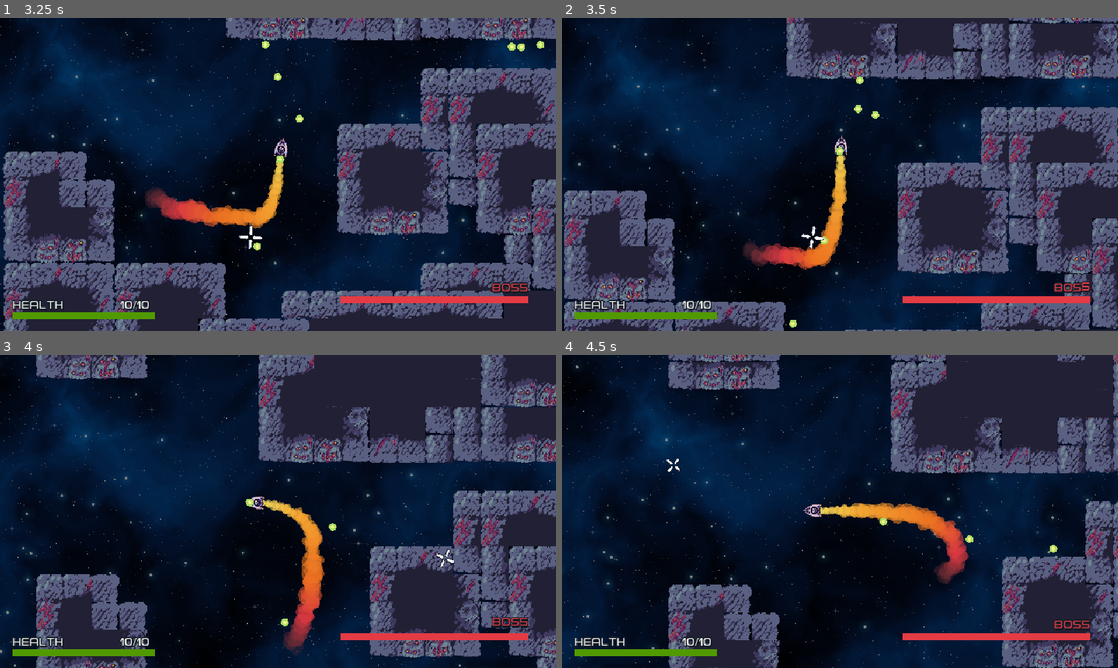
Above: before the commit, frames 1-4 (two rows, left to right).
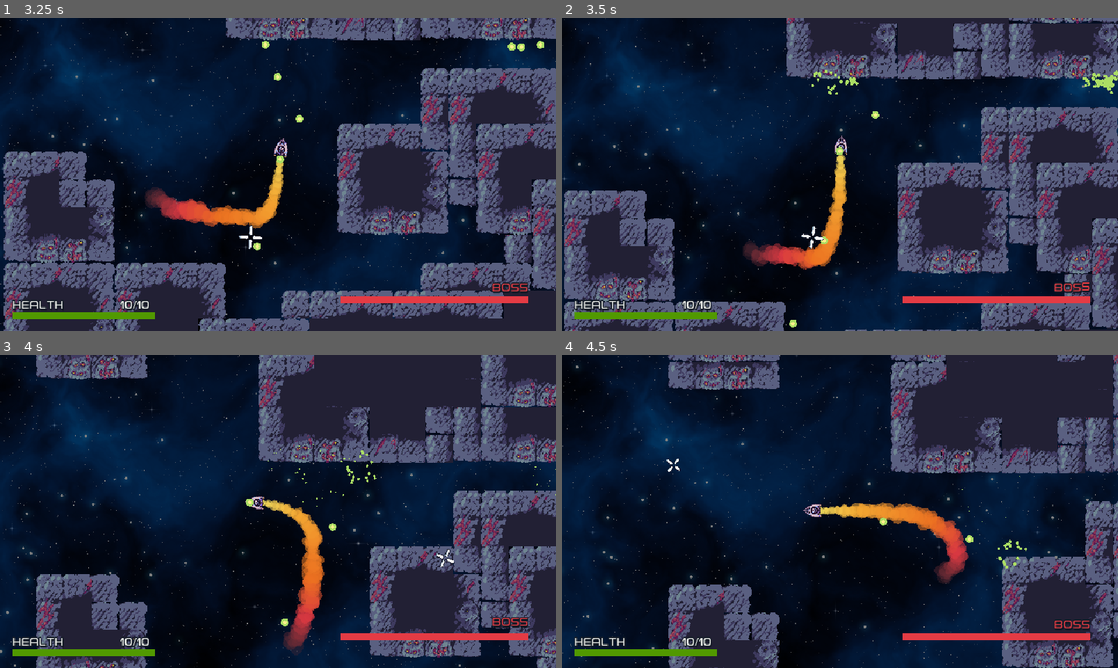
Above: after the commit, the same moments.

Repository: Yoshiip/boss-rush-jam-2024
Game: Godot game, scene res://levels/fight/fight.tscn
The game is run twice, just before and just after one commit, with the same random seed, the same clock (stepped at 60 frames per second) and the same inputs. This scene is started directly instead of the project's main scene. The engine's default icon, where the game draws it, is replaced by a stand-in: a white triangle on a blue panel in a dark square.
Inputs (mouse positions are in pixels of both pictures, inside the frame that each line leads up to):
- Up to frame 1 (3.25 s): tap Enter at 0.5 s; move the mouse to (400, 158) at 0.52 s; press the mouse at (400, 158) at 0.53 s; hold D (move_right) 0.53-1.28 s; move the mouse to (166, 190) at 1.27 s; release the mouse at (166, 190) at 1.28 s; hold S (move_down) 1.28-2.03 s; tap M (switch_movement) at 1.35 s; move the mouse to (333, 105) at 2.02 s; hold D (move_right) 2.03-2.78 s; tap Space (weapon_toggle) at 2.1 s; move the mouse to (250, 237) at 2.77 s; hold W (move_up) from 2.78 s (still down); click (250, 237) at 2.85 s
- Up to frame 2 (3.5 s): keep holding W (move_up)
- Up to frame 3 (4 s): move the mouse to (444, 558) at 3.52 s; release W (move_up) at 3.53 s; hold A (move_left) from 3.53 s (still down); tap M (switch_movement) at 3.6 s
- Up to frame 4 (4.5 s): keep holding A (move_left); move the mouse to (673, 464) at 4.27 s; tap Space (weapon_toggle) at 4.35 s

Frame 1 is identical in both runs. In frame 2, 0.3% of the frame differs, in the area x 44-100%, y 16-31%; in frame 3, 0.1%; in frame 4, 0.1%.

Commit message:
added bullet particles

Diff:
--- a/assets/bullets/bullet/bullet.gd
+++ b/assets/bullets/bullet/bullet.gd
@@ -51,6 +51,8 @@
 
 func destroy_bullet():
 	#add some sort of explosion effect
+
+	root.spawn_bullet_destroy_particles(global_position, from_enemy)
 	queue_free()
 
 
@@ -106,7 +108,6 @@
 			other_bullet.scale = Vector2(scale.x*1.2,scale.y*1.2)
 
 
-
 const MIN_ANGLE = deg_to_rad(-45)
 const MAX_ANGLE = deg_to_rad(45)
 
@@ -131,6 +132,6 @@
 	bullet.max_splits = GameManager.get_splits()
 	bullet.scale = Vector2.ONE * GameManager.get_bullet_size()
 
-	add_sibling(bullet)
+	call_deferred("add_child", bullet)
 
 	return bullet
--- a/assets/bullets/bullet_particles.gd
+++ b/assets/bullets/bullet_particles.gd
@@ -1,7 +1,13 @@
 extends CPUParticles2D
 
+var from_enemy := false
 
 func _ready() -> void:
 	emitting = true
+	if from_enemy:
+		modulate = Color("#963160")
+	else:
+		modulate = Color("#abdd64")
+
 func _on_finished() -> void:
 	queue_free()
--- a/assets/bullets/bullet_particles.tscn
+++ b/assets/bullets/bullet_particles.tscn
@@ -1,9 +1,14 @@
-[gd_scene load_steps=3 format=3 uid="uid://bxrnuls3qhluo"]
+[gd_scene load_steps=4 format=3 uid="uid://dj2ecukpfu5d8"]
 
 [ext_resource type="Texture2D" uid="uid://cnkyxiwscusub" path="res://assets/utils/circle_256.png" id="1_cpil2"]
 [ext_resource type="Script" path="res://assets/bullets/bullet_particles.gd" id="1_tgfc8"]
 
+[sub_resource type="Curve" id="Curve_eu8t2"]
+_data = [Vector2(0, 1), 0.0, 0.0, 0, 0, Vector2(1, 0), 0.0, 0.0, 0, 0]
+point_count = 2
+
 [node name="BulletParticles" type="CPUParticles2D"]
+modulate = Color(0.670588, 0.866667, 0.392157, 1)
 emitting = false
 amount = 20
 one_shot = true
@@ -12,11 +17,14 @@
 emission_shape = 1
 emission_sphere_radius = 8.0
 spread = 180.0
-gravity = Vector2(0, 0)
+gravity = Vector2(0, 100)
 initial_velocity_min = 100.0
 initial_velocity_max = 150.0
+linear_accel_min = -50.0
+linear_accel_max = -50.0
 scale_amount_min = 0.03
 scale_amount_max = 0.03
+scale_amount_curve = SubResource("Curve_eu8t2")
 script = ExtResource("1_tgfc8")
 
 [connection signal="finished" from="." to="." method="_on_finished"]
--- a/assets/spaceship/spaceship.gd
+++ b/assets/spaceship/spaceship.gd
@@ -175,5 +175,4 @@
 
 
 func _on_crush_detection_body_entered(body: Node2D) -> void:
-	print("AIE!!")
 	take_damage(100)
--- a/levels/fight/fight.gd
+++ b/levels/fight/fight.gd
@@ -31,7 +31,7 @@
 	env_resource = ENVIRONMENTS[level]
 	$ParallaxBackground/ParallaxLayer/BackgroundSprite.texture = env_resource.background
 	crossfade = CROSSFADE.instantiate()
-	crossfade.db = -10
+	crossfade.db = -16
 	crossfade.a_stream = env_resource.main_stream
 	crossfade.b_stream = env_resource.pause_stream
 	add_child(crossfade)
@@ -94,7 +94,7 @@
 
 func _player_took_damage() -> void:
 	$Camera.add_trauma(5.0)
-	$Canvas/Container/PlayerHealth/ProgressBar.value = spaceship.health
+	$Canvas/Container/PlayerHealth/ProgressBar.value = max(spaceship.health, 0)
 	$Canvas/Container/PlayerHealth/Value.text = str(spaceship.health, "/", spaceship.max_health)
 
 func _core_took_damage() -> void:
@@ -217,7 +217,8 @@
 
 const BULLET_PARTICLES = preload("res://assets/bullets/bullet_particles.tscn")
 
-func spawn_bullet_bounce_particles(at: Vector2) -> void:
+func spawn_bullet_destroy_particles(at: Vector2, from_enemy: bool) -> void:
 	var particles := BULLET_PARTICLES.instantiate()
 	particles.position = at
+	particles.from_enemy = from_enemy
 	add_child(particles)
